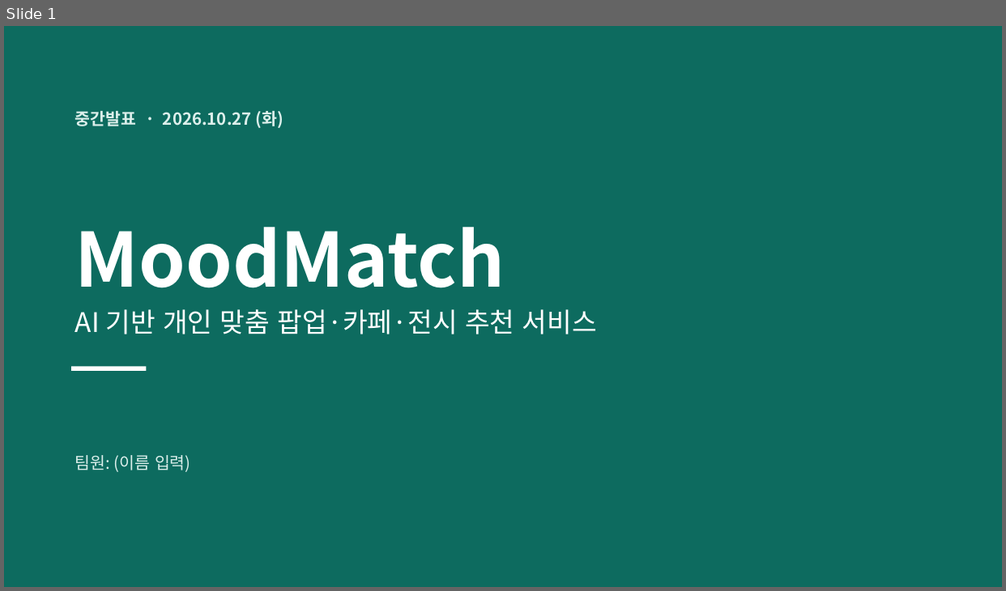
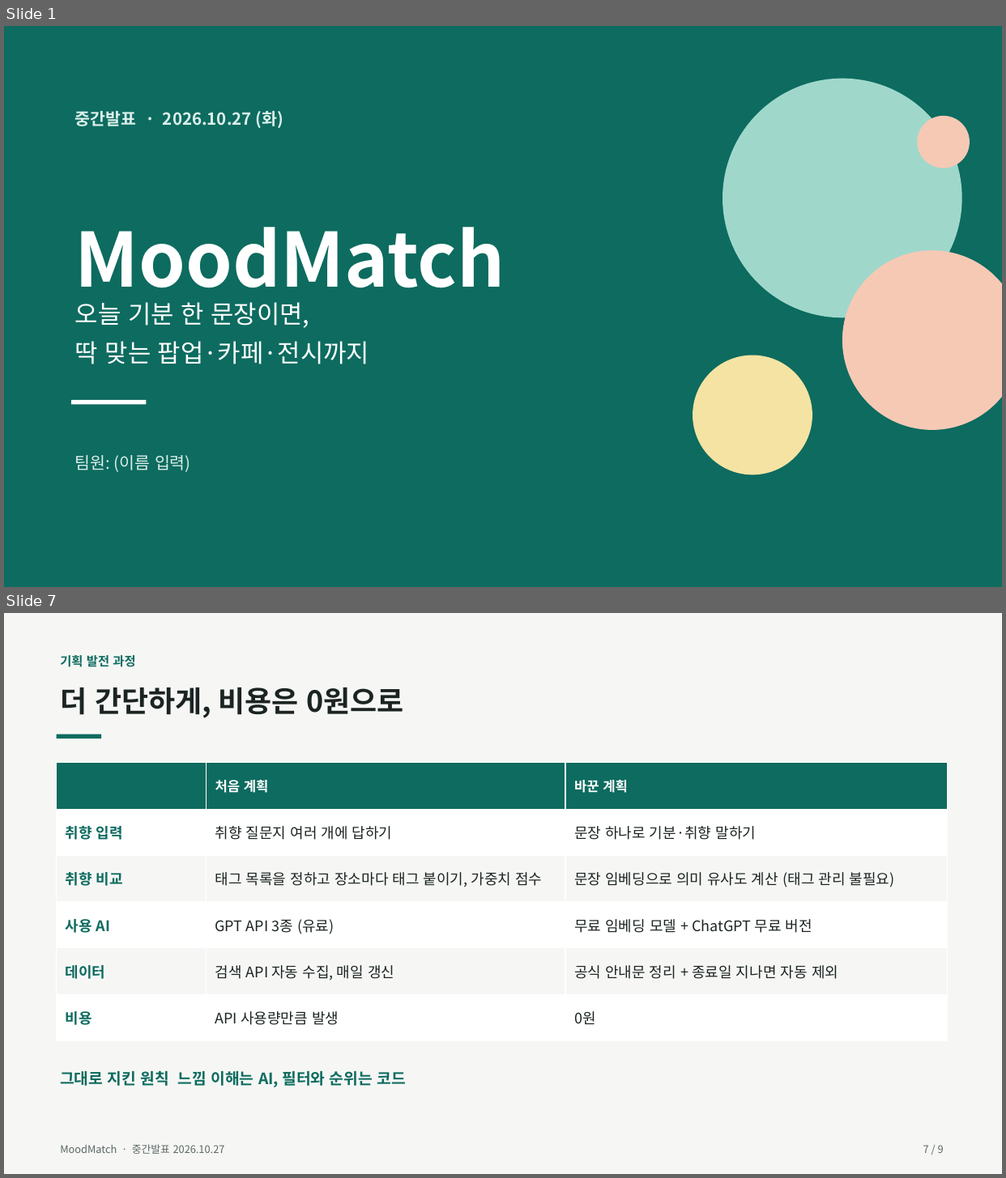
Before and after one commit to junwoo906/MoodMatch, a slide deck: docs/MoodMatch_중간발표.pptx. Shown one above the other, each under a label of ours: slide 1 before the commit, slides 1 and 7 after it; the slides between them are not shown. The pictures are 1006x591 and 1006x1178 pixels, drawn with LibreOffice and Linux fonts; fonts in the diff are those of the drawing. Boxes give left, top, right and bottom in pixels: in the first picture for what was removed or moved away, otherwise in the second. Text is boxed around its words. In the diff, an @@ line names an element or a change of style, - is before the commit and + after.

```diff
--- a/docs/MoodMatch_중간발표.pptx
+++ b/docs/MoodMatch_중간발표.pptx
@@ slide 7 added at [4,613,1002,1174], background #F6F7F5 @@
@@ text added at [60,655,135,667], 12 pt, text #0D6B5F, bold @@
+기획 발전 과정
@@ text added at [60,688,403,718], 28 pt, text #1B2422, bold @@
+더 간단하게, 비용은 0원으로
@@ rectangle added at [57,735,101,739], fill #0D6B5F @@
@@ table added at [57,763,948,1041], 6 rows, 3 columns @@
+ | 처음 계획 | 바꾼 계획
+취향 입력 | 취향 질문지 여러 개에 답하기 | 문장 하나로 기분·취향 말하기
+취향 비교 | 태그 목록을 정하고 장소마다 태그 붙이기, 가중치 점수 | 문장 임베딩으로 의미 유사도 계산 (태그 관리 불필요)
+사용 AI | GPT API 3종 (유료) | 무료 임베딩 모델 + ChatGPT 무료 버전
+데이터 | 검색 API 자동 수집, 매일 갱신 | 공식 안내문 정리 + 종료일 지나면 자동 제외
+비용 | API 사용량만큼 발생 | 0원
@@ text added at [60,1071,405,1088], 15 pt, text #0D6B5F, bold @@
+그대로 지킨 원칙 느낌 이해는 AI, 필터와 순위는 코드
@@ text added at [60,1144,225,1154], 10 pt, text #5C6865 @@
+MoodMatch · 중간발표 2026.10.27
@@ text added at [923,1145,944,1153], 10 pt, text #5C6865 @@
+7 / 9
@@ slide 1 changed as well @@
@@ ellipse added at [722,79,962,318], fill #9FD8CB @@
@@ ellipse added at [918,116,970,169], fill #F6C9B5 @@
@@ ellipse added at [842,250,1002,430], fill #F6C9B5 @@
@@ text at [75,302,369,365]: text changed; size 26 to 24 pt @@
-AI 기반 개인 맞춤 팝업·카페·전시 추천 서비스
+오늘 기분 한 문장이면,
+딱 맞는 팝업·카페·전시까지
@@ ellipse added at [692,356,812,476], fill #F5E3A3 @@
@@ rectangle: place and size @@
-rectangle at [71,367,147,371]
+rectangle at [71,400,147,405]
```
Also in this commit, not shown: 6 other slides changed, 1 other slide added, 3 slides removed, 4 other files.
